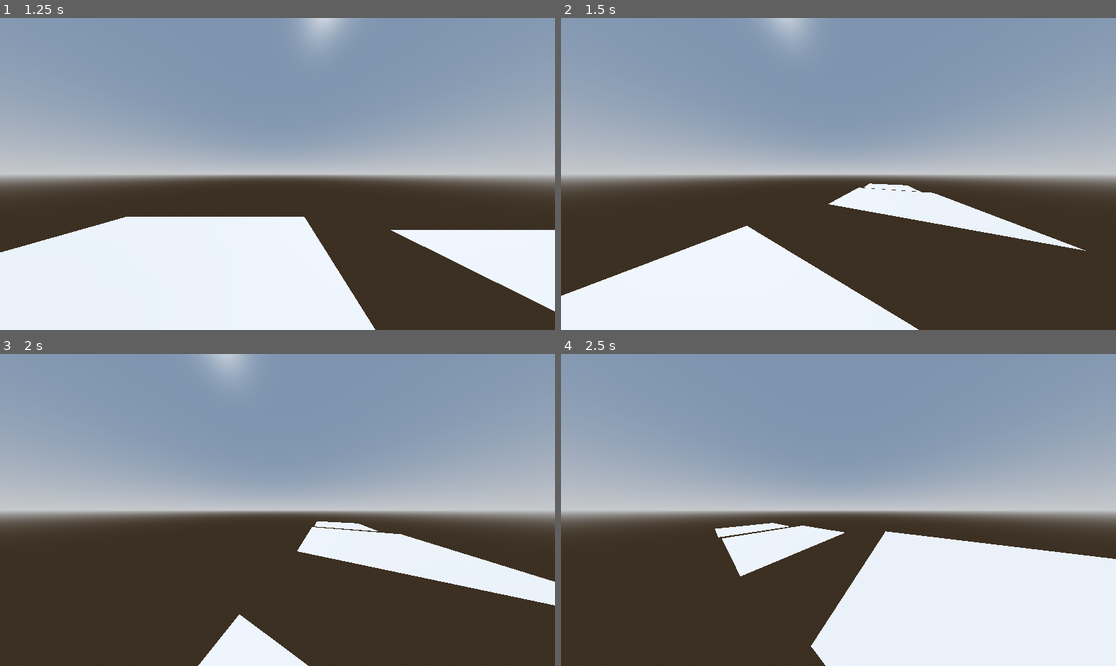
Above: before the commit, frames 1-4 (two rows, left to right).
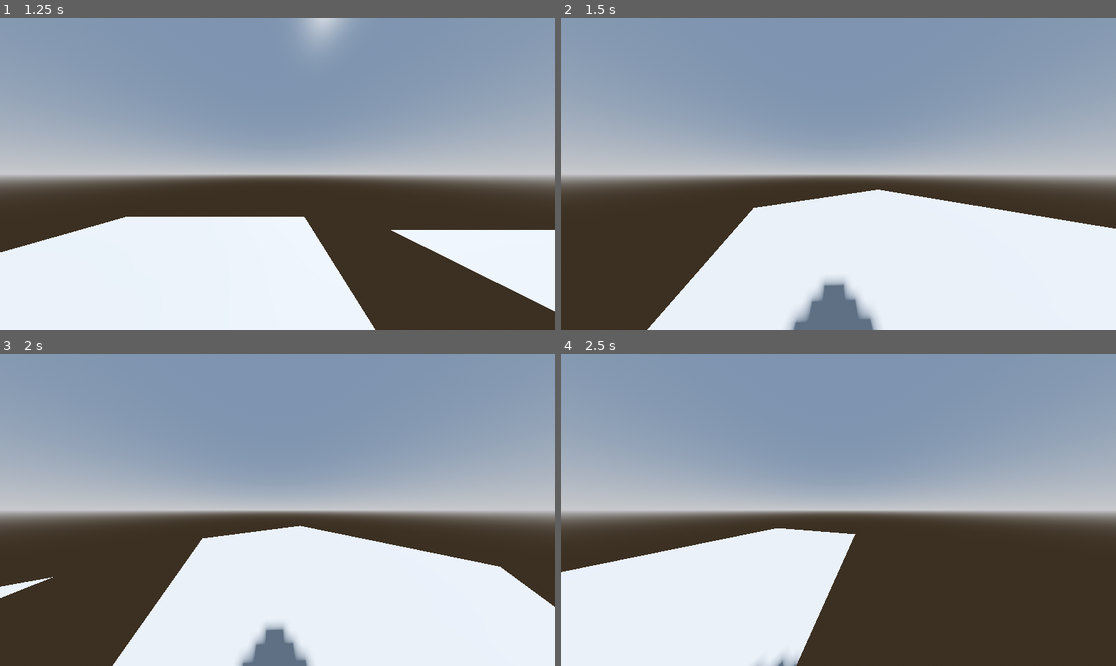
Above: after the commit, the same moments.

Repository: Warladd/RoboRogue
Game: Godot game, scene res://scenes/screens/prototype.tscn
The game is run twice, just before and just after one commit, with the same random seed, the same clock (stepped at 60 frames per second) and the same inputs.
Inputs (mouse positions are in pixels of both pictures, inside the frame that each line leads up to):
- Up to frame 1 (1.25 s): tap Enter at 0.5 s; move the mouse to (399, 158) at 0.52 s; hold Right (right) from 0.53 s (still down); tap Space (jump) at 0.6, 0.77, 1.07 s; click (399, 158) at 0.67 s
- Up to frame 2 (1.5 s): move the mouse to (810, 174) at 1.27 s; release Right (right) at 1.28 s; hold W (up) from 1.28 s (still down); tap Space (jump) at 1.35 s
- Up to frame 3 (2 s): keep holding W (up); tap Space (jump) at 1.52, 1.82 s
- Up to frame 4 (2.5 s): keep holding W (up); move the mouse to (849, 503) at 2.02 s; tap Space (jump) at 2.1 s

Frame 1 is identical in both runs. In frame 2, 26% of the frame differs, in the area x 0-100%, y 0-100%; in frame 3, 25%; in frame 4, 36%, in the area x 0-100%, y 54-100%.

Commit message:
changed a small change

Diff:
--- a/scenes/player.gd
+++ b/scenes/player.gd
@@ -1,13 +1,12 @@
 extends CharacterBody3D
 
 
-const SPEED = 5.0
-const JUMP_VELOCITY = 4.5
+const speed = 5.0
+const jump_velocity = 4.5
 
 # Get the gravity from the project settings to be synced with RigidBody nodes.
 var gravity = ProjectSettings.get_setting("physics/3d/default_gravity")
 
-@export var neck : Node3D
 @export var camera : Camera3D
 
 func _unhandled_input(event : InputEvent) -> void:
@@ -17,7 +16,6 @@
 		Input.set_mouse_mode(Input.MOUSE_MODE_VISIBLE)
 	if Input.get_mouse_mode() == Input.MOUSE_MODE_CAPTURED:
 		if event is InputEventMouseMotion:
-			neck.rotate_y(-event.relative.x * 0.005)
 			camera.rotate_y(-event.relative.x * 0.005)
 			camera.rotation.x = clamp(camera.rotation.x, -30, 60)
 
@@ -28,17 +26,17 @@
 
 	# Handle jump.
 	if Input.is_action_just_pressed("jump") and is_on_floor():
-		velocity.y = JUMP_VELOCITY
+		velocity.y = jump_velocity
 
 	# Get the input direction and handle the movement/deceleration.
 	# As good practice, you should replace UI actions with custom gameplay actions.
 	var input_dir = Input.get_vector("left", "right", "up", "down")
 	var direction = (transform.basis * Vector3(input_dir.x, 0, input_dir.y)).normalized()
 	if direction:
-		velocity.x = direction.x * SPEED
-		velocity.z = direction.z * SPEED
+		velocity.x = direction.x * speed
+		velocity.z = direction.z * speed
 	else:
-		velocity.x = move_toward(velocity.x, 0, SPEED)
-		velocity.z = move_toward(velocity.z, 0, SPEED)
+		velocity.x = move_toward(velocity.x, 0, speed)
+		velocity.z = move_toward(velocity.z, 0, speed)
 
 	move_and_slide()
--- a/scenes/player.tscn
+++ b/scenes/player.tscn
@@ -6,10 +6,9 @@
 
 [sub_resource type="CapsuleMesh" id="CapsuleMesh_sihf8"]
 
-[node name="Player" type="CharacterBody3D" node_paths=PackedStringArray("neck", "camera")]
+[node name="Player" type="CharacterBody3D" node_paths=PackedStringArray("camera")]
 script = ExtResource("1_v1njk")
-neck = NodePath("Neck")
-camera = NodePath("Neck/Camera3D")
+camera = NodePath("Camera3D")
 
 [node name="CollisionShape3D" type="CollisionShape3D" parent="."]
 shape = SubResource("CapsuleShape3D_ps1sb")
@@ -17,8 +16,6 @@
 [node name="MeshInstance3D" type="MeshInstance3D" parent="."]
 mesh = SubResource("CapsuleMesh_sihf8")
 
-[node name="Neck" type="Node3D" parent="."]
+[node name="Camera3D" type="Camera3D" parent="."]
 transform = Transform3D(1, 0, 0, 0, 1, 0, 0, 0, 1, 0, 0.466249, 0)
-
-[node name="Camera3D" type="Camera3D" parent="Neck"]
 fov = 120.328
--- a/scenes/screens/prototype.tscn
+++ b/scenes/screens/prototype.tscn
@@ -30,7 +30,7 @@
 transform = Transform3D(-0.866023, -0.433016, 0.250001, 0, 0.499998, 0.866027, -0.500003, 0.749999, -0.43301, 0, 0, 0)
 shadow_enabled = true
 
-[node name="CharacterBody3D" parent="." instance=ExtResource("1_4yp4i")]
+[node name="Player" parent="." instance=ExtResource("1_4yp4i")]
 transform = Transform3D(1, 0, 0, 0, 1, 0, 0, 0, 1, -0.012, 1, -0.012)
 
 [node name="MeshInstance3D" type="MeshInstance3D" parent="."]
